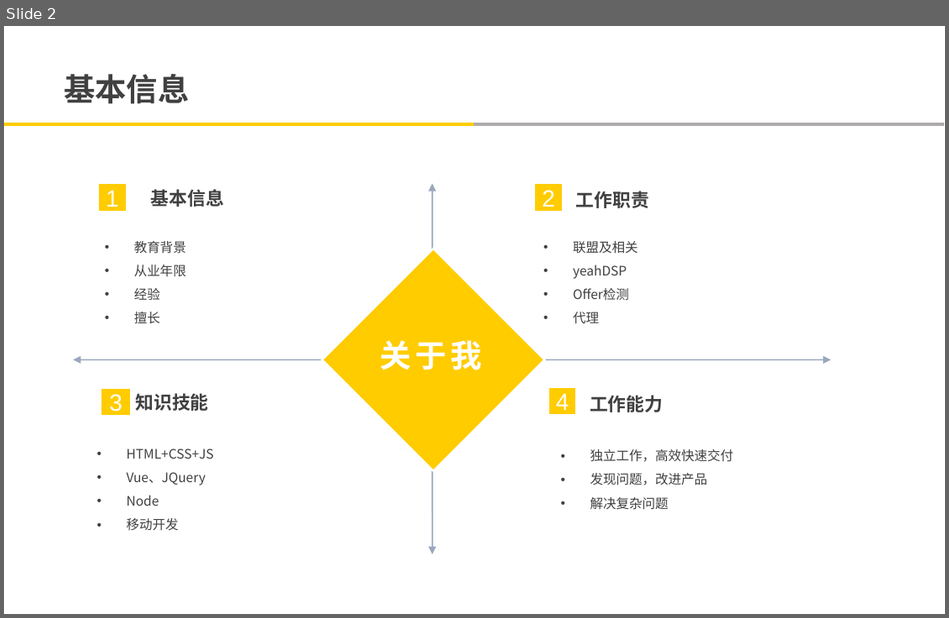
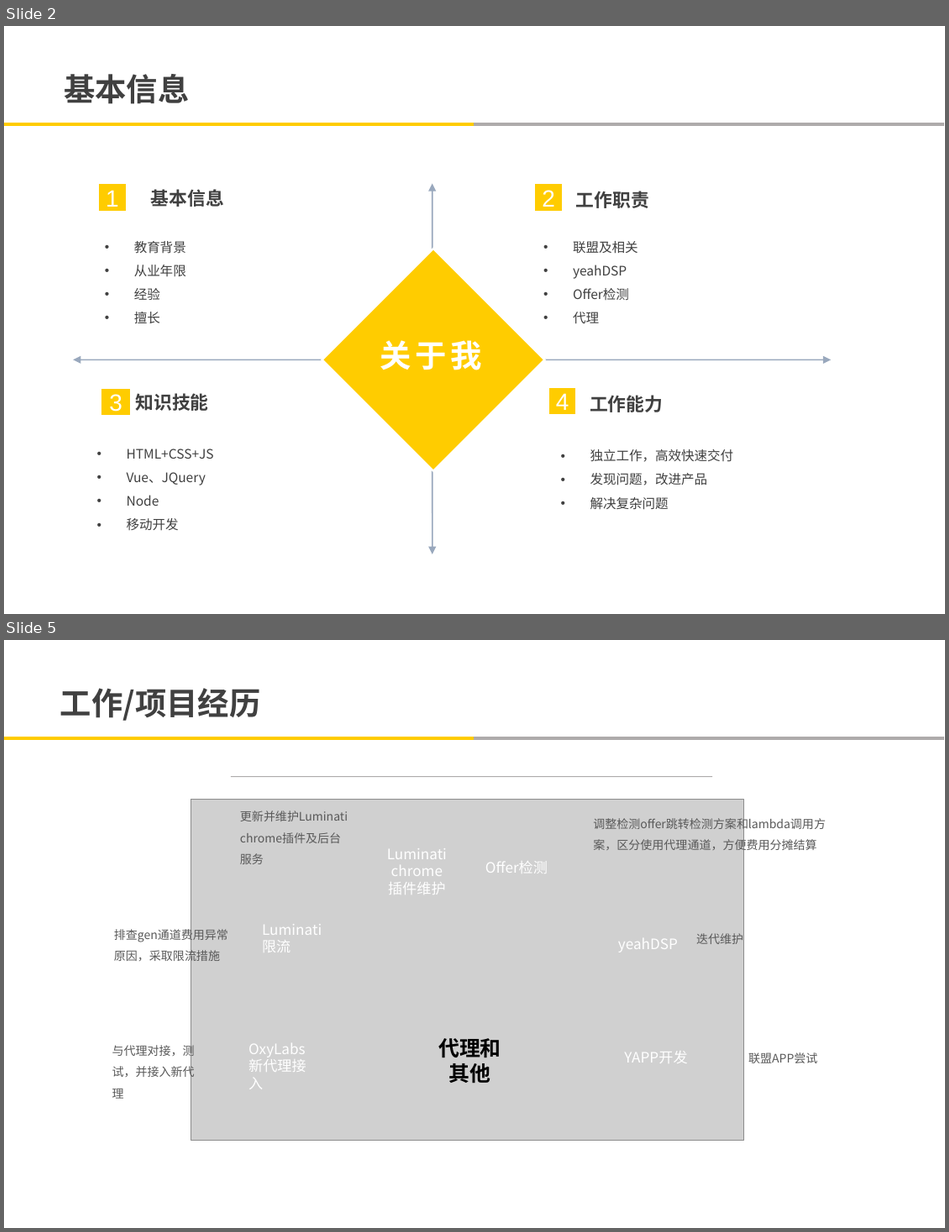
Before and after one commit to yian529/elaine, a slide deck: 申请/马爱莲-广告平台BU-国际业务部-产品技术组-申请职级T5.pptx. Shown one above the other, each under a label of ours: slide 2 before the commit, slides 2 and 5 after it; the slides between them are not shown. The pictures are 949x618 and 949x1232 pixels, drawn with LibreOffice and Linux fonts; fonts in the diff are those of the drawing; grey boxes stand for pictures; background and template pictures are left out. Boxes give left, top, right and bottom in pixels: in the first picture for what was removed or moved away, otherwise in the second. Text is boxed around its words. In the diff, an @@ line names an element or a change of style, - is before the commit and + after.

```diff
--- a/申请/马爱莲-广告平台BU-国际业务部-产品技术组-申请职级T5.pptx
+++ b/申请/马爱莲-广告平台BU-国际业务部-产品技术组-申请职级T5.pptx
@@ slide 5 added at bbox=[4, 640, 945, 1228], background #FFFFFF; not listed: 2 template elements that a slide beside it also shows @@
@@ text added at bbox=[60, 688, 260, 721], 24 pt, text #404040, bold @@
+工作/项目经历
@@ line added from (231, 776) to (712, 776), #AEABAB 0.75 pt @@
@@ group added at bbox=[112, 799, 826, 1140]: 11 texts, 1 picture @@
+OxyLabs新代理接入
+Luminati chrome插件维护
+Luminati限流
+Offer检测
+yeahDSP
+YAPP开发
+与代理对接，测试，并接入新代理
+更新并维护Luminati chrome插件及后台服务
+排查gen通道费用异常原因，采取限流措施
+调整检测offer跳转检测方案和lambda调用方案，区分使用代理通道，方便费用分摊结算
+迭代维护
@@ text added at bbox=[438, 1038, 500, 1083], 16 pt, text #000000, bold @@
+代理和其他
@@ text added at bbox=[748, 1052, 817, 1063], 9 pt, text #595959 @@
+联盟APP尝试
```
Also in this commit, not shown: 3 slides changed, 2 other slides added, 7 slides removed, 1 other file.
